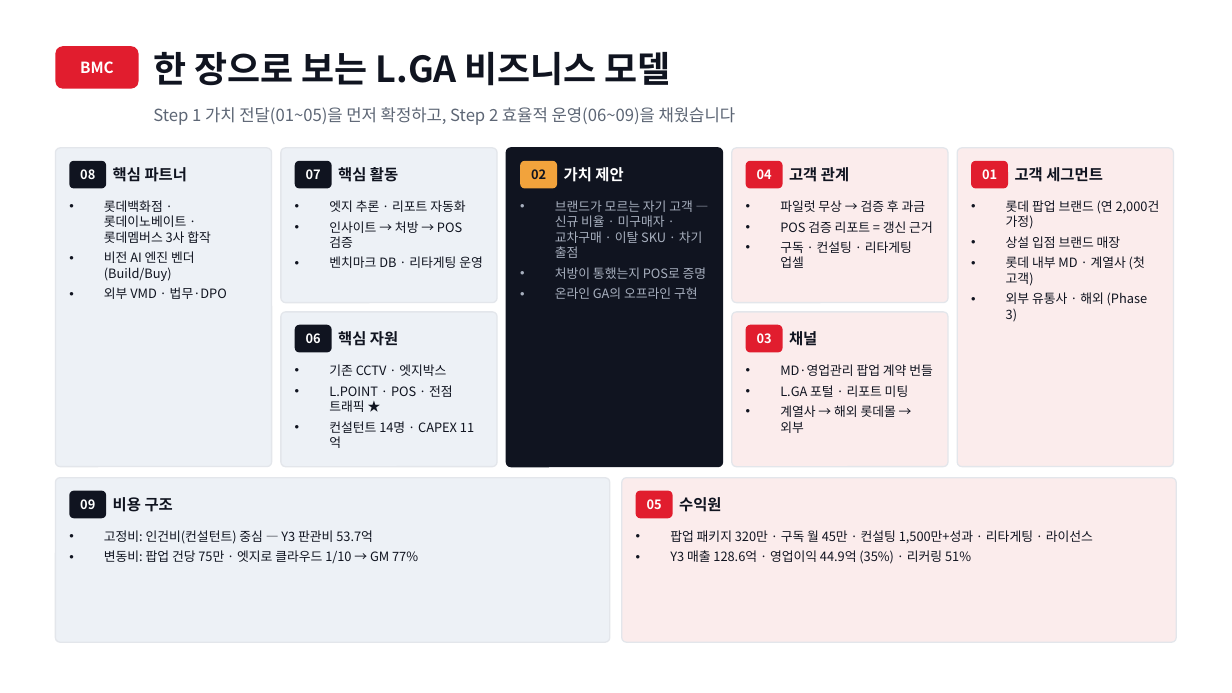
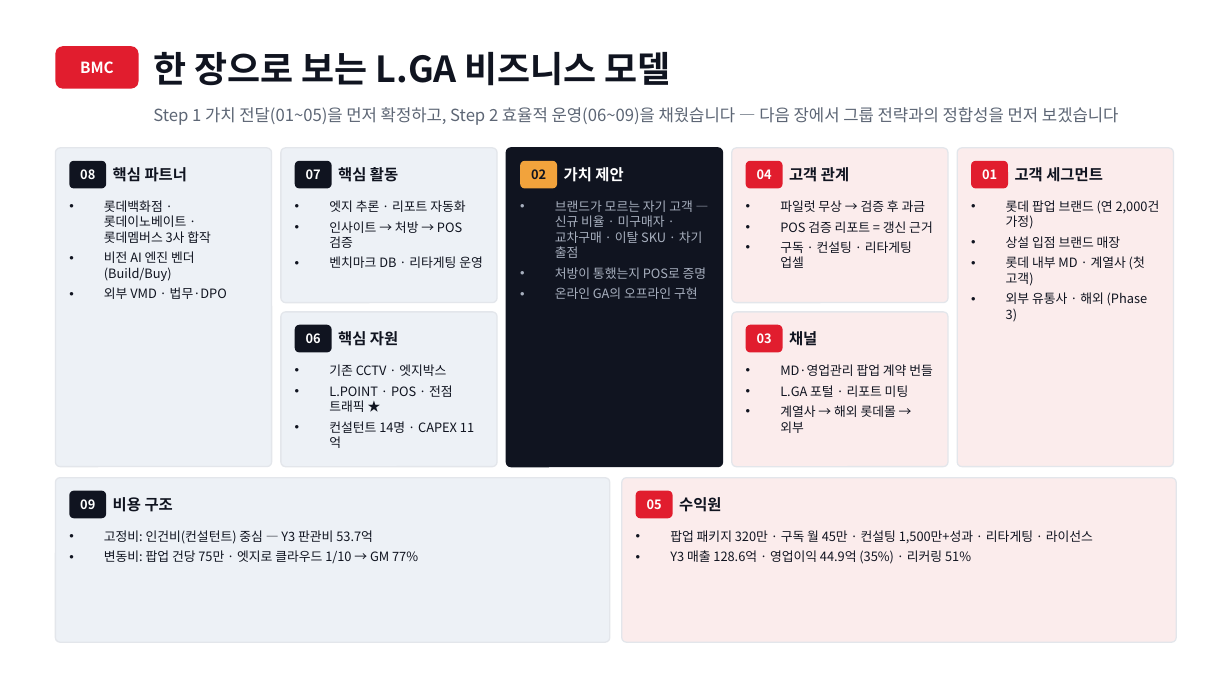
Before and after one commit to neti84-design/LMBA, a slide deck: slide 2 of LGA_롯데신사업_발표.pptx. Drawn at 1232x693 pixels with LibreOffice and Linux fonts; fonts in the diff are those of the drawing. Boxes give left, top, right and bottom in pixels: in the first picture for what was removed or moved away, otherwise in the second. Text is boxed around its words. In the diff, an @@ line names an element or a change of style, - is before the commit and + after.

```diff
--- a/LGA_롯데신사업_발표.pptx
+++ b/LGA_롯데신사업_발표.pptx
@@ text at box(153, 107, 1119, 125): text changed @@
-Step 1 가치 전달(01~05)을 먼저 확정하고, Step 2 효율적 운영(06~09)을 채웠습니다
+Step 1 가치 전달(01~05)을 먼저 확정하고, Step 2 효율적 운영(06~09)을 채웠습니다 — 다음 장에서 그룹 전략과의 정합성을 먼저 보겠습니다
```
Also in this commit, not shown: 11 other slides changed, 1 slide added, 6 other files.
